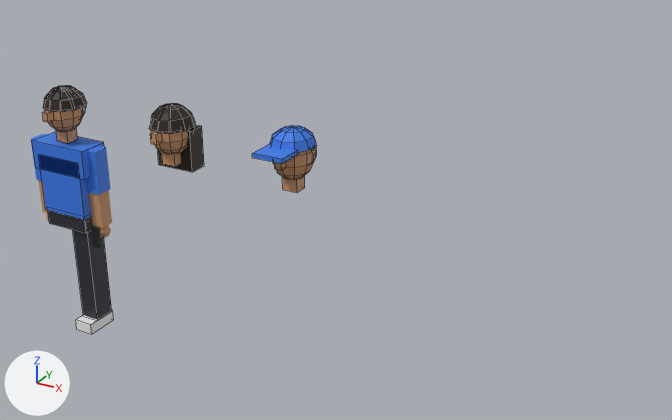
Two versions of the Blender file art/pedestrians.blend, one commit apart.
The view is the same before and after, from a camera (50 mm lens) standing at (5.0, -4.88, 3.91) and looking at (2.18, 0.25, 1.35). Lighting does not change. The marker at lower left points along +X, +Y and +Z. The picture after the commit comes second. Mesh edges are drawn as thin lines on the coarser meshes.

Objects in the first picture: 'PedArmR', 'PedHeadCap', 'PedHeadLong', 'PedHeadShort', 'PedLeg', 'PedTorso' and 1 more.
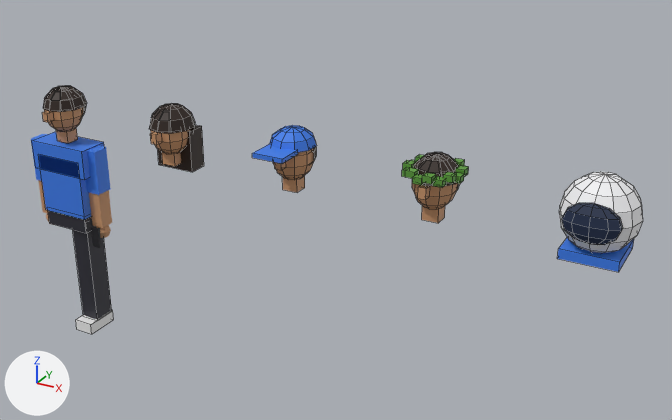
Boxes [x1, y1, x2, y2] around the edits, measured in the pictures (672 x 420 px):
'PedHeadHelmet', added
    after: [557, 172, 643, 272]
    faces in mat_pedhelm (white #f2f2f4): [559, 172, 643, 253]
    faces in mat_pedvisor (dark blue #1a2a48): [562, 203, 623, 245]
    faces in mat_pedtop (blue #3a7be8): [557, 238, 634, 272]
'PedHeadWreath', added
    after: [402, 152, 469, 223]
    faces in mat_pedskin (orange #c8946a): [412, 183, 458, 223]
    faces in mat_pedleaf (green #5a9a3a): [402, 154, 469, 187]
    faces in mat_pedhair (black #2a1a10): [413, 152, 460, 190]

The change in detail:
Material 'pedHelm' (mat_pedhelm) is new.
Its base color is (0.888, 0.888, 0.905) (white #f2f2f4).
Its roughness is 0.6.
Material 'pedVisor' (mat_pedvisor) is new.
Its base color is (0.0103, 0.0232, 0.0648) (dark blue #1a2a48).
Its roughness is 0.6.
Material 'pedLeaf' (mat_pedleaf) is new.
Its base color is (0.102, 0.323, 0.0423) (green #5a9a3a).
Its roughness is 0.6.
Mesh me_pedheadhelmet is new.
It has 265 vertices, 282 faces and spans x -0.23..0.23, y -0.25..0.23, z 0.0..0.48.
Faces by material slot: [82, 38, 96, 60, 6].
It uses material mat_pedskin (orange #c8946a).
It uses material mat_pedhair (black #2a1a10).
It uses material mat_pedhelm (white #f2f2f4).
It uses material mat_pedvisor (dark blue #1a2a48).
It uses material mat_pedtop (blue #3a7be8).
Mesh me_pedheadwreath is new.
It has 231 vertices, 204 faces and spans x -0.187..0.187, y -0.197..0.18, z 0.0..0.42.
Faces by material slot: [82, 38, 84].
It uses material mat_pedskin (orange #c8946a).
It uses material mat_pedhair (black #2a1a10).
It uses material mat_pedleaf (green #5a9a3a).
Object 'PedHeadHelmet' (ob_pedheadhelmet) is new; it shows me_pedheadhelmet.
Its location is (4.0, 0.0, 1.56).
Object 'PedHeadWreath' (ob_pedheadwreath) is new; it shows me_pedheadwreath.
Its location is (3.0, 0.0, 1.56).
